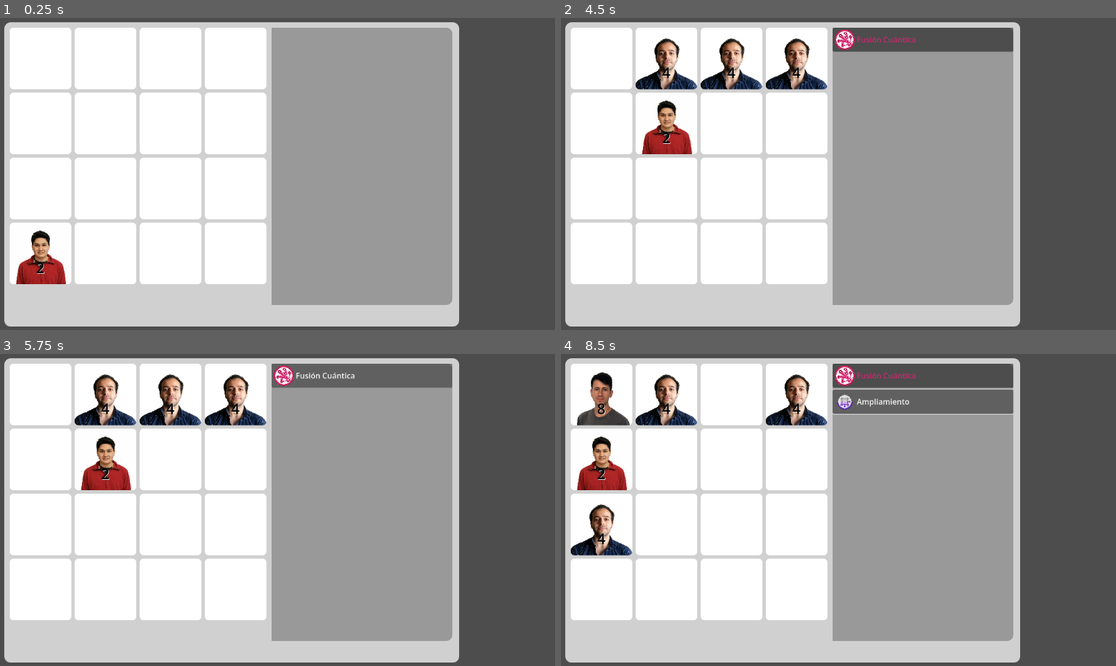
Above: before the commit, frames 1-4 (two rows, left to right).
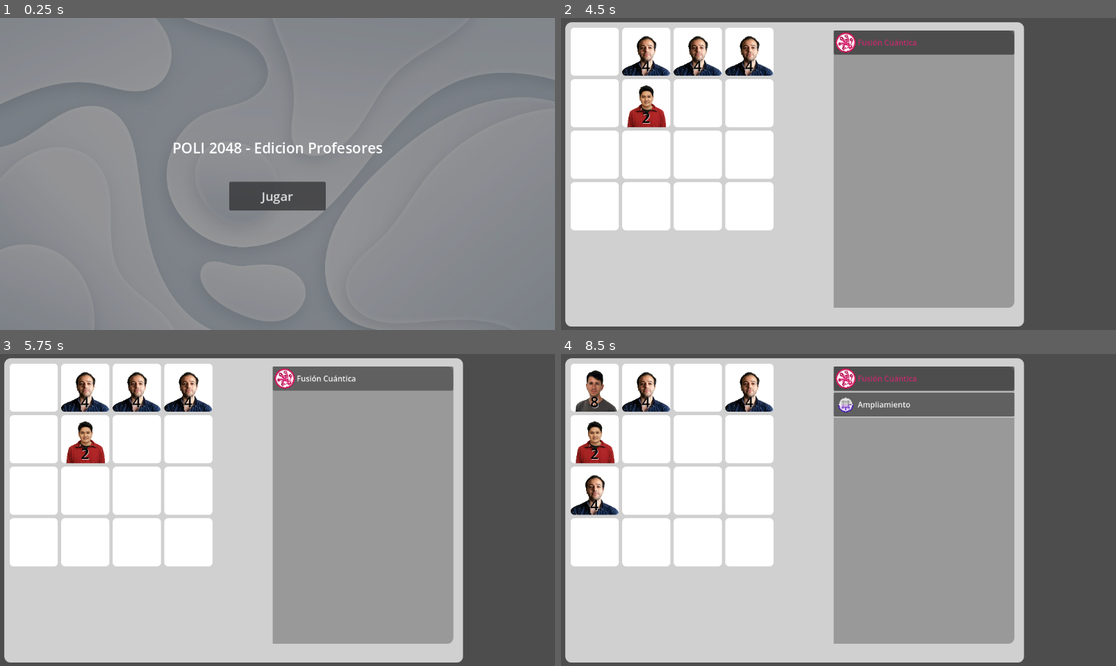
Above: after the commit, the same moments.

Repository: ThiagoMirandaLiotto/Puzzle-2048-Profesores
Game: Godot game, scene res://scenes/menu_inicio.tscn
The game is run twice, just before and just after one commit, with the same random seed, the same clock (stepped at 60 frames per second) and the same inputs. Before the commit the project starts from res://scenes/game.tscn.
Inputs (mouse positions are in pixels of both pictures, inside the frame that each line leads up to):
- Up to frame 1 (0.25 s): no input
- Up to frame 2 (4.5 s): click (838, 195) at 0.5 s, where only the run after the commit has a clickable "Jugar"; tap Enter at 1.25, 2.75 s; hold Right (ui_right) 1.28-2.03 s; tap Space at 2, 3.5 s; hold Down (ui_down) 2.03-2.78 s; hold Right (ui_right) 2.78-3.53 s; hold Up (ui_up) 3.53-4.25 s; click (622, 161) at 4.25 s
- Up to frame 3 (5.75 s): click "Fusión Cuántica" at 5 s
- Up to frame 4 (8.5 s): tap Enter at 5.75 s; hold Left (ui_left) 5.78-6.5 s; click (699, 497) at 6.5 s; click "Ampliamiento" at 7.25 s; tap Space at 8 s; hold Left (ui_left) from 8.03 s (still down)

The runs differ from the first frame. In frame 1, 76% of the frame differs, in the area x 0-100%, y 0-100%; in frame 2, 25%; in frame 3, 25%; in frame 4, 26%.

Commit message:
Menu, casi todos los Poderes y Game Over

Diff:
--- a/project.godot
+++ b/project.godot
@@ -11,7 +11,7 @@
 [application]
 
 config/name="2048"
-run/main_scene="uid://g4ylx7u8jprp"
+run/main_scene="uid://ch43h3t5lp700"
 config/features=PackedStringArray("4.6", "Forward Plus")
 config/icon="res://icon.svg"
 
--- a/scenes/game.tscn
+++ b/scenes/game.tscn
@@ -1,11 +1,15 @@
 [gd_scene format=3 uid="uid://g4ylx7u8jprp"]
 
 [ext_resource type="Script" uid="uid://b402drda3vs15" path="res://script/grid.gd" id="1_uwrxv"]
-[ext_resource type="Texture2D" path="res://fotos/Limpieza_Gonzas.png" id="2_lnu2h"]
 [ext_resource type="PackedScene" uid="uid://cf64lf6s2nxs1" path="res://scenes/tile.tscn" id="2_yqjtg"]
 
 [sub_resource type="StyleBoxFlat" id="StyleBoxFlat_uwrxv"]
 bg_color = Color(1, 0, 0, 0.46666667)
+
+[sub_resource type="StyleBoxFlat" id="StyleBoxFlat_iywne"]
+bg_color = Color(0, 0.0014758409, 0.00033109038, 1)
+shadow_size = 3
+shadow_offset = Vector2(3, 0)
 
 [sub_resource type="StyleBoxFlat" id="StyleBoxFlat_lnu2h"]
 corner_radius_top_right = 13
@@ -29,8 +33,8 @@
 corner_radius_bottom_left = 13
 expand_margin_left = 11.0
 expand_margin_top = 11.0
-expand_margin_right = 400.0
-expand_margin_bottom = 88.0
+expand_margin_right = 520.0
+expand_margin_bottom = 200.0
 
 [node name="Game" type="Node2D" unique_id=995362830]
 metadata/_edit_horizontal_guides_ = [25.0]
@@ -42,27 +46,40 @@
 [node name="CanvasLayer" type="CanvasLayer" parent="." unique_id=855021255]
 
 [node name="PanelGameOver" type="PanelContainer" parent="CanvasLayer" unique_id=1312367471]
-visible = false
+z_index = 5
 anchors_preset = 15
 anchor_right = 1.0
 anchor_bottom = 1.0
+offset_right = -190.0
 grow_horizontal = 2
 grow_vertical = 2
 theme_override_styles/panel = SubResource("StyleBoxFlat_uwrxv")
 
-[node name="Label" type="Label" parent="CanvasLayer/PanelGameOver" unique_id=7311893]
+[node name="VBoxContainer" type="VBoxContainer" parent="CanvasLayer/PanelGameOver" unique_id=1553327525]
+layout_mode = 2
+size_flags_vertical = 4
+
+[node name="Label" type="Label" parent="CanvasLayer/PanelGameOver/VBoxContainer" unique_id=7311893]
 layout_mode = 2
 theme_override_colors/font_color = Color(1, 1, 1, 1)
-theme_override_font_sizes/font_size = 31
+theme_override_font_sizes/font_size = 51
 text = "GAME OVER"
 horizontal_alignment = 1
 vertical_alignment = 1
 
+[node name="Button" type="Button" parent="CanvasLayer/PanelGameOver/VBoxContainer" unique_id=1903264184]
+custom_minimum_size = Vector2(240, 60)
+layout_mode = 2
+size_flags_horizontal = 4
+theme_override_font_sizes/font_size = 19
+theme_override_styles/normal = SubResource("StyleBoxFlat_iywne")
+text = "VOLVER A JUGAR"
+
 [node name="LabelAdvertencia2" type="Label" parent="CanvasLayer" unique_id=1916233092]
 offset_left = 193.0
-offset_top = 563.0
+offset_top = 573.0
 offset_right = 355.0
-offset_bottom = 610.0
+offset_bottom = 620.0
 theme_override_colors/font_color = Color(1, 0.2627451, 0, 1)
 theme_override_colors/font_outline_color = Color(0.8552034, 0.43546957, 0.26318407, 1)
 theme_override_constants/outline_size = 2
@@ -71,10 +88,10 @@
 vertical_alignment = 1
 
 [node name="LabelAdvertencia" type="Label" parent="CanvasLayer" unique_id=30973091]
-offset_left = 251.0
-offset_top = 590.0
-offset_right = 332.0
-offset_bottom = 641.0
+offset_left = 232.0
+offset_top = 597.0
+offset_right = 313.0
+offset_bottom = 648.0
 theme_override_colors/font_color = Color(1, 0.2627451, 0, 1)
 theme_override_font_sizes/font_size = 35
 horizontal_alignment = 1
@@ -82,16 +99,16 @@
 
 [node name="ColorRect" type="ColorRect" parent="CanvasLayer" unique_id=647692004]
 offset_left = 20.0
-offset_top = 551.0
+offset_top = 559.0
 offset_right = 553.0
-offset_bottom = 573.0
+offset_bottom = 581.0
 color = Color(1, 0.2627451, 0, 0)
 
 [node name="PanelContainer" type="PanelContainer" parent="CanvasLayer" unique_id=54924790]
-offset_left = 564.0
-offset_top = 20.0
-offset_right = 939.0
-offset_bottom = 596.0
+offset_left = 566.0
+offset_top = 26.0
+offset_right = 941.0
+offset_bottom = 602.0
 theme_override_styles/panel = SubResource("StyleBoxFlat_lnu2h")
 
 [node name="InventarioPoderes" type="VBoxContainer" parent="CanvasLayer/PanelContainer" unique_id=61736744]
@@ -141,7 +158,6 @@
 custom_minimum_size = Vector2(115, 115)
 layout_mode = 2
 mouse_filter = 2
-texture = ExtResource("2_lnu2h")
 expand_mode = 1
 stretch_mode = 5
 
@@ -247,69 +263,70 @@
 columns = 4
 
 [node name="Tile" parent="FondoTablero/TableroUI" unique_id=506216051 instance=ExtResource("2_yqjtg")]
-custom_minimum_size = Vector2(128, 128)
+custom_minimum_size = Vector2(100, 100)
 layout_mode = 2
 
 [node name="Tile2" parent="FondoTablero/TableroUI" unique_id=902196569 instance=ExtResource("2_yqjtg")]
-custom_minimum_size = Vector2(128, 128)
+custom_minimum_size = Vector2(100, 100)
 layout_mode = 2
 
 [node name="Tile3" parent="FondoTablero/TableroUI" unique_id=1410841660 instance=ExtResource("2_yqjtg")]
-custom_minimum_size = Vector2(128, 128)
+custom_minimum_size = Vector2(100, 100)
 layout_mode = 2
 
 [node name="Tile4" parent="FondoTablero/TableroUI" unique_id=1669790490 instance=ExtResource("2_yqjtg")]
-custom_minimum_size = Vector2(128, 128)
+custom_minimum_size = Vector2(100, 100)
 layout_mode = 2
 
 [node name="Tile5" parent="FondoTablero/TableroUI" unique_id=392716601 instance=ExtResource("2_yqjtg")]
-custom_minimum_size = Vector2(128, 128)
+custom_minimum_size = Vector2(100, 100)
 layout_mode = 2
 
 [node name="Tile6" parent="FondoTablero/TableroUI" unique_id=308692777 instance=ExtResource("2_yqjtg")]
-custom_minimum_size = Vector2(128, 128)
+custom_minimum_size = Vector2(100, 100)
 layout_mode = 2
 
 [node name="Tile7" parent="FondoTablero/TableroUI" unique_id=1092608219 instance=ExtResource("2_yqjtg")]
-custom_minimum_size = Vector2(128, 128)
+custom_minimum_size = Vector2(100, 100)
 layout_mode = 2
 
 [node name="Tile8" parent="FondoTablero/TableroUI" unique_id=1059685497 instance=ExtResource("2_yqjtg")]
-custom_minimum_size = Vector2(128, 128)
+custom_minimum_size = Vector2(100, 100)
 layout_mode = 2
 
 [node name="Tile9" parent="FondoTablero/TableroUI" unique_id=1685199898 instance=ExtResource("2_yqjtg")]
-custom_minimum_size = Vector2(128, 128)
+custom_minimum_size = Vector2(100, 100)
 layout_mode = 2
 
 [node name="Tile10" parent="FondoTablero/TableroUI" unique_id=1482102376 instance=ExtResource("2_yqjtg")]
-custom_minimum_size = Vector2(128, 128)
+custom_minimum_size = Vector2(100, 100)
 layout_mode = 2
 
 [node name="Tile11" parent="FondoTablero/TableroUI" unique_id=668953468 instance=ExtResource("2_yqjtg")]
-custom_minimum_size = Vector2(128, 128)
+custom_minimum_size = Vector2(100, 100)
 layout_mode = 2
 
 [node name="Tile12" parent="FondoTablero/TableroUI" unique_id=774454960 instance=ExtResource("2_yqjtg")]
-custom_minimum_size = Vector2(128, 128)
+custom_minimum_size = Vector2(100, 100)
 layout_mode = 2
 
 [node name="Tile13" parent="FondoTablero/TableroUI" unique_id=192153850 instance=ExtResource("2_yqjtg")]
-custom_minimum_size = Vector2(128, 128)
+custom_minimum_size = Vector2(100, 100)
 layout_mode = 2
 
 [node name="Tile14" parent="FondoTablero/TableroUI" unique_id=1562915504 instance=ExtResource("2_yqjtg")]
-custom_minimum_size = Vector2(128, 128)
+custom_minimum_size = Vector2(100, 100)
 layout_mode = 2
 
 [node name="Tile15" parent="FondoTablero/TableroUI" unique_id=27522541 instance=ExtResource("2_yqjtg")]
-custom_minimum_size = Vector2(128, 128)
+custom_minimum_size = Vector2(100, 100)
 layout_mode = 2
 
 [node name="Tile16" parent="FondoTablero/TableroUI" unique_id=1156480187 instance=ExtResource("2_yqjtg")]
-custom_minimum_size = Vector2(128, 128)
-layout_mode = 2
-
+custom_minimum_size = Vector2(100, 100)
+layout_mode = 2
+
+[connection signal="pressed" from="CanvasLayer/PanelGameOver/VBoxContainer/Button" to="Grid" method="_on_button_pressed"]
 [connection signal="pressed" from="CanvasLayer/VBoxContainer/MenuPoderes/HBoxContainer/Button1" to="Grid" method="_on_button_1_pressed"]
 [connection signal="pressed" from="CanvasLayer/VBoxContainer/MenuPoderes/HBoxContainer/Button2" to="Grid" method="_on_button_2_pressed"]
 [connection signal="pressed" from="CanvasLayer/VBoxContainer/MenuPoderes/HBoxContainer/Button3" to="Grid" method="_on_button_3_pressed"]
--- /dev/null
+++ b/scenes/menu_inicio.gd
@@ -0,0 +1,15 @@
+extends Control
+
+
+# Called when the node enters the scene tree for the first time.
+func _ready() -> void:
+	pass # Replace with function body.
+
+
+# Called every frame. 'delta' is the elapsed time since the previous frame.
+func _process(delta: float) -> void:
+	pass
+
+
+func _on_button_pressed() -> void:
+	get_tree().change_scene_to_file("res://scenes/game.tscn")
--- /dev/null
+++ b/scenes/menu_inicio.tscn
@@ -0,0 +1,72 @@
+[gd_scene format=3 uid="uid://ch43h3t5lp700"]
+
+[ext_resource type="Script" uid="uid://ckqvgbacyfisy" path="res://scenes/menu_inicio.gd" id="1_5l7p0"]
+[ext_resource type="Texture2D" uid="uid://ckp8y2vvvb2pr" path="res://fotos/fondo-menu.jpg" id="2_d6xxl"]
+
+[node name="MenuInicio" type="Control" unique_id=184972864]
+layout_mode = 3
+anchors_preset = 15
+anchor_right = 1.0
+anchor_bottom = 1.0
+grow_horizontal = 2
+grow_vertical = 2
+script = ExtResource("1_5l7p0")
+
+[node name="TextureRect" type="TextureRect" parent="." unique_id=477515406]
+layout_mode = 1
+anchors_preset = 15
+anchor_right = 1.0
+anchor_bottom = 1.0
+grow_horizontal = 2
+grow_vertical = 2
+texture = ExtResource("2_d6xxl")
+expand_mode = 1
+stretch_mode = 6
+flip_h = true
+
+[node name="ColorRect" type="ColorRect" parent="." unique_id=69222510]
+layout_mode = 1
+anchors_preset = 15
+anchor_right = 1.0
+anchor_bottom = 1.0
+grow_horizontal = 2
+grow_vertical = 2
+color = Color(0.011764706, 0.011764706, 0.011764706, 0.37254903)
+
+[node name="ContenedorMenu" type="VBoxContainer" parent="." unique_id=984597143]
+layout_mode = 1
+anchors_preset = 8
+anchor_left = 0.5
+anchor_top = 0.5
+anchor_right = 0.5
+anchor_bottom = 0.5
+offset_left = -20.0
+offset_top = -20.0
+offset_right = 20.0
+offset_bottom = 20.0
+grow_horizontal = 2
+grow_vertical = 2
+
+[node name="Label" type="Label" parent="ContenedorMenu" unique_id=346476400]
+layout_mode = 2
+theme_override_colors/font_color = Color(1, 1, 1, 1)
+theme_override_colors/font_outline_color = Color(0, 0, 0, 1)
+theme_override_constants/outline_size = 0
+theme_override_font_sizes/font_size = 30
+text = "POLI 2048 - Edicion Profesores"
+
+[node name="Label2" type="Label" parent="ContenedorMenu" unique_id=137526389]
+layout_mode = 2
+theme_override_colors/font_color = Color(1, 1, 1, 1)
+theme_override_colors/font_outline_color = Color(0, 0, 0, 1)
+theme_override_constants/outline_size = 0
+theme_override_font_sizes/font_size = 30
+
+[node name="Button" type="Button" parent="ContenedorMenu" unique_id=1162041045]
+custom_minimum_size = Vector2(200, 60)
+layout_mode = 2
+size_flags_horizontal = 4
+theme_override_font_sizes/font_size = 26
+text = "Jugar"
+
+[connection signal="pressed" from="ContenedorMenu/Button" to="." method="_on_button_pressed"]
--- a/script/grid.gd
+++ b/script/grid.gd
@@ -1,6 +1,6 @@
 extends Node2D
 
-const TAMANIO = Vector2(4, 4)
+var TAMANIO = Vector2(4, 4)
 const TILE_TEXTURE = {
 	0: preload("res://fotos/ffffff.png"),
 	2: preload("res://fotos/2.png"),
@@ -104,6 +104,7 @@
 @onready var label_advertencia = $"../CanvasLayer/LabelAdvertencia"
 const MOVIMIENTOS_PARA_PRESION = 30
 var contadorMovimientos = 0
+var fila_blindada = false
 
 func _ready() -> void:
 	$"../CanvasLayer/PanelGameOver".hide()
@@ -396,7 +397,10 @@
 			exito = poder_tornado()
 		"Comodin":
 			exito = poder_comodin()
-
+		"Blindaje Fila":
+			exito = poder_blindaje_fila()
+		"Ampliamiento":
+			exito = poder_ampliamiento()
 		_:
 			return
 
@@ -444,6 +448,38 @@
 		contadorMovimientos = 0
 
 	return true
+func poder_blindaje_fila() -> bool:
+	return true
+func poder_ampliamiento() -> bool:
+	if TAMANIO.x >= 5:
+		return false
+	var botones_ampliamiento = []
+	for hijo in inventario.get_children():
+		if hijo.text == "Ampliamiento":
+			botones_ampliamiento.append(hijo)
+
+	#NECESITAS DOS PAARA CONSEGUIRLO
+	if botones_ampliamiento.size() < 2:
+		print("Te falta 1 carga de ampliamiento más!")
+		return false
+
+	for y in range(TAMANIO.y):
+		grid[y].append(0)
+
+	grid.append([0, 0, 0, 0, 0])
+	TAMANIO = Vector2(5, 5)
+	tablero_ui.columns = 5
+	var escena_tile = preload("res://scenes/tile.tscn")
+	for i in range(9):
+		var nueva_celda = escena_tile.instantiate()
+		tablero_ui.add_child(nueva_celda)
+
+
+
+
+
+	botones_ampliamiento[1].queue_free()
+	return true
 
 func hayMovimientosPosibles() -> bool:
 	for row in range(TAMANIO.y):
@@ -456,3 +492,7 @@
 			if grid[row][col] == grid[row + 1][col]:
 				return true
 	return false
+
+
+func _on_button_pressed() -> void:
+	get_tree().reload_current_scene()
Binary file added: fotos/fondo-menu.jpg
Not shown, added: fotos/fondo-menu.jpg.import
Not shown, added: scenes/menu_inicio.gd.uid
